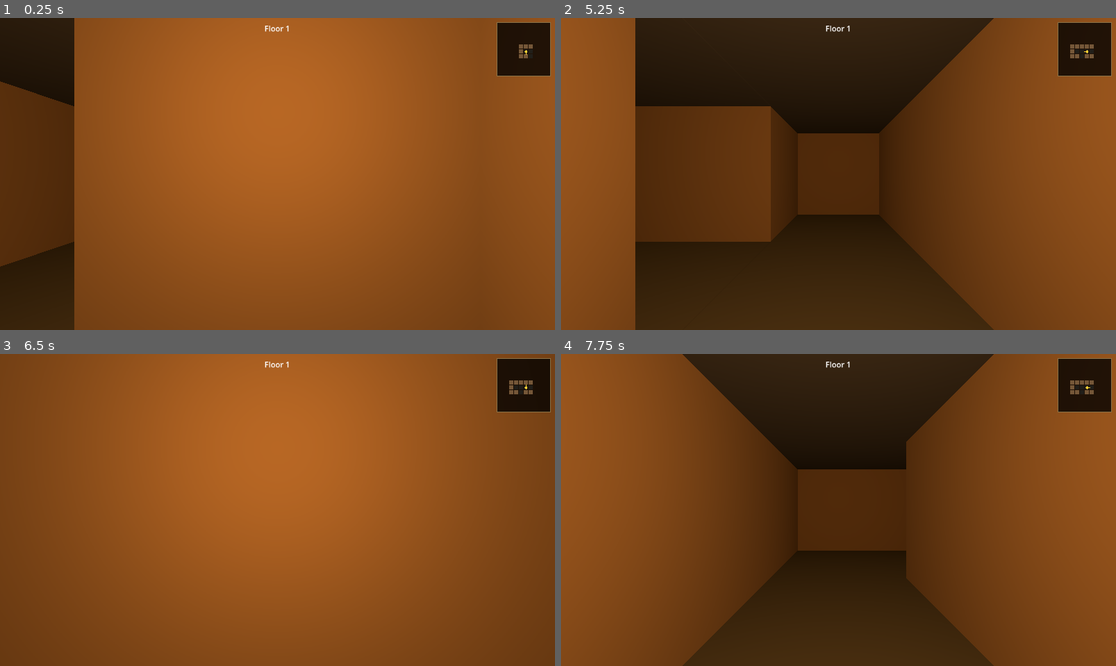
Above: before the commit, frames 1-4 (two rows, left to right).
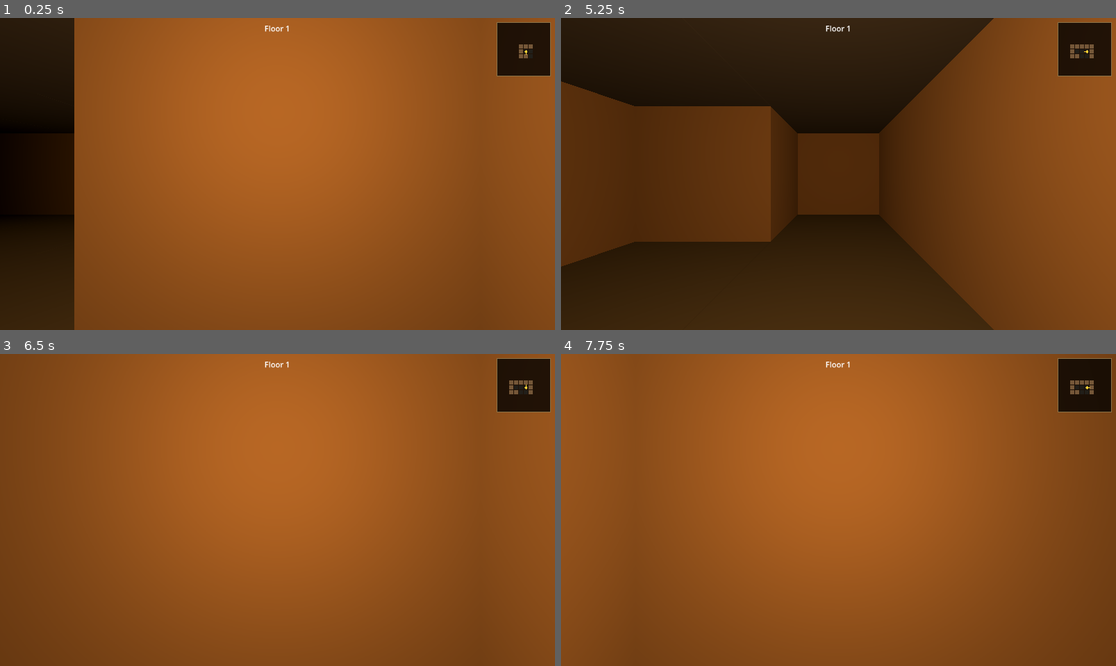
Above: after the commit, the same moments.

Repository: tausiftt5238/four-dragons-deep
Game: Godot game, scene res://scenes/main.tscn
The game is run twice, just before and just after one commit, with the same random seed, the same clock (stepped at 60 frames per second) and the same inputs.
Inputs:
- Up to frame 1 (0.25 s): no input
- Up to frame 2 (5.25 s): tap Enter at 0.5, 2, 3.5 s; hold Right 0.53-1.28 s; tap Space at 1.25, 2.75, 4.25 s; hold Down 1.28-2.03 s; hold Right 2.03-2.78 s; hold Up 2.78-3.53 s; hold Left 3.53-5.03 s; hold Down from 5.03 s (still down)
- Up to frame 3 (6.5 s): release Down at 5.78 s; hold Right from 5.78 s (still down)
- Up to frame 4 (7.75 s): release Right at 6.53 s; hold Up 6.53-7.28 s; hold Right from 7.28 s (still down)

The runs differ from the first frame. In frame 1, 6.9% of the frame differs, in the area x 0-14%, y 20-80%; in frame 2, 13%; in frame 3, 2.8%; in frame 4, 60%, in the area x 20-100%, y 0-100%.

Commit message:
organized the tree

Diff:
--- a/scenes/combat.tscn
+++ b/scenes/combat.tscn
@@ -1,6 +1,6 @@
 [gd_scene load_steps=2 format=3]
 
-[ext_resource type="Script" path="res://scripts/combat_scene.gd" id="1"]
+[ext_resource type="Script" path="res://scripts/ui/combat_scene.gd" id="1"]
 
 [node name="CombatScene" type="Control"]
 script = ExtResource("1")
--- a/scenes/main.tscn
+++ b/scenes/main.tscn
@@ -1,6 +1,6 @@
 [gd_scene load_steps=2 format=3]
 
-[ext_resource type="Script" path="res://scripts/main.gd" id="1"]
+[ext_resource type="Script" path="res://scripts/core/main.gd" id="1"]
 
 [node name="Main" type="Node3D"]
 script = ExtResource("1")
--- /dev/null
+++ b/scenes/map.tscn
@@ -0,0 +1,6 @@
+[gd_scene format=3]
+
+[ext_resource type="Script" path="res://scripts/world/map.gd" id="1"]
+
+[node name="Map" type="Node3D"]
+script = ExtResource("1")
--- a/scenes/map1.tscn
+++ /dev/null
@@ -1,6 +0,0 @@
-[gd_scene format=3 uid="uid://b6xdugsvr0r47"]
-
-[ext_resource type="Script" uid="uid://b3g7i1dt06ljh" path="res://scripts/map1.gd" id="1"]
-
-[node name="Map1" type="Node3D" unique_id=1509415026]
-script = ExtResource("1")
--- a/scripts/combat_ui.gd
+++ /dev/null
@@ -1,282 +0,0 @@
-# CombatUI
-# Full-screen overlay that runs one turn-based combat encounter.
-# Build it, set .player and .enemy, add it to a CanvasLayer, then listen for
-# combat_ended("win"|"lose"|"flee"). The node frees itself when combat concludes.
-class_name CombatUI extends Control
-
-signal combat_ended(result: String)
-
-var player: PlayerCharacter
-var enemy:  Enemy
-
-# Set true after the player chose Defend; consumed on the next enemy attack.
-var _defending: bool = false
-
-var _enemy_hp_bar:    ProgressBar
-var _player_hp_bar:   ProgressBar
-var _enemy_hp_label:  Label
-var _player_hp_label: Label
-var _log_label:       RichTextLabel
-var _btn_row:         HBoxContainer
-var _log_first_line:  bool = true
-
-
-func _ready() -> void:
-	set_anchors_and_offsets_preset(Control.PRESET_FULL_RECT)
-	_build_ui()
-	_refresh_hp()
-	_log("[color=yellow]A %s appeared![/color]" % enemy.enemy_name)
-
-
-# ── UI construction ───────────────────────────────────────────────────────────
-
-func _build_ui() -> void:
-	var bg: ColorRect = ColorRect.new()
-	bg.color = Color(0.04, 0.03, 0.06, 0.90)
-	bg.set_anchors_and_offsets_preset(Control.PRESET_FULL_RECT)
-	add_child(bg)
-
-	# Centred combat panel (480 × 520)
-	var panel: Panel = Panel.new()
-	panel.anchor_left   = 0.5
-	panel.anchor_right  = 0.5
-	panel.anchor_top    = 0.5
-	panel.anchor_bottom = 0.5
-	panel.offset_left   = -240
-	panel.offset_right  = 240
-	panel.offset_top    = -260
-	panel.offset_bottom = 260
-	add_child(panel)
-
-	var margin: MarginContainer = MarginContainer.new()
-	margin.set_anchors_and_offsets_preset(Control.PRESET_FULL_RECT)
-	margin.add_theme_constant_override("margin_left",   16)
-	margin.add_theme_constant_override("margin_right",  16)
-	margin.add_theme_constant_override("margin_top",    14)
-	margin.add_theme_constant_override("margin_bottom", 14)
-	panel.add_child(margin)
-
-	var vbox: VBoxContainer = VBoxContainer.new()
-	vbox.add_theme_constant_override("separation", 8)
-	margin.add_child(vbox)
-
-	# ── Enemy section ──
-	var enemy_name_lbl: Label = Label.new()
-	enemy_name_lbl.text = enemy.enemy_name.to_upper()
-	enemy_name_lbl.horizontal_alignment = HORIZONTAL_ALIGNMENT_CENTER
-	enemy_name_lbl.add_theme_color_override("font_color", Color(0.9, 0.3, 0.3))
-	vbox.add_child(enemy_name_lbl)
-
-	_enemy_hp_label = Label.new()
-	_enemy_hp_label.horizontal_alignment = HORIZONTAL_ALIGNMENT_CENTER
-	vbox.add_child(_enemy_hp_label)
-
-	_enemy_hp_bar = _make_progress_bar(enemy.max_hp)
-	vbox.add_child(_enemy_hp_bar)
-
-	vbox.add_child(HSeparator.new())
-
-	# ── Combat log ──
-	_log_label = RichTextLabel.new()
-	_log_label.bbcode_enabled  = true
-	_log_label.scroll_active   = true
-	_log_label.scroll_following = true  # auto-scroll to bottom on new text
-	_log_label.custom_minimum_size = Vector2(0, 150)
-	_log_label.add_theme_color_override("default_color", Color(0.88, 0.84, 0.74))
-	vbox.add_child(_log_label)
-
-	vbox.add_child(HSeparator.new())
-
-	# ── Player section ──
-	_player_hp_label = Label.new()
-	_player_hp_label.horizontal_alignment = HORIZONTAL_ALIGNMENT_CENTER
-	_player_hp_label.add_theme_color_override("font_color", Color(0.35, 0.65, 0.95))
-	vbox.add_child(_player_hp_label)
-
-	_player_hp_bar = _make_progress_bar(player.max_hp)
-	vbox.add_child(_player_hp_bar)
-
-	# ── Action buttons ──
-	_btn_row = HBoxContainer.new()
-	_btn_row.alignment = BoxContainer.ALIGNMENT_CENTER
-	_btn_row.add_theme_constant_override("separation", 6)
-	vbox.add_child(_btn_row)
-
-	for action: String in ["Attack", "Defend", "Magic", "Item", "Flee"]:
-		var btn: Button = Button.new()
-		btn.text = action
-		btn.custom_minimum_size = Vector2(76, 36)
-		btn.pressed.connect(_on_action.bind(action))
-		_btn_row.add_child(btn)
-
-
-func _make_progress_bar(max_val: int) -> ProgressBar:
-	var bar: ProgressBar = ProgressBar.new()
-	bar.min_value = 0
-	bar.max_value = max_val
-	bar.value     = max_val
-	bar.show_percentage = false
-	bar.custom_minimum_size = Vector2(0, 18)
-	return bar
-
-
-# ── Helpers ───────────────────────────────────────────────────────────────────
-
-func _log(line: String) -> void:
-	if not _log_first_line:
-		_log_label.append_text("\n")
-	_log_first_line = false
-	_log_label.append_text(line)
-
-
-func _refresh_hp() -> void:
-	_enemy_hp_label.text  = "%s  HP %d / %d" % [enemy.enemy_name, enemy.hp, enemy.max_hp]
-	_enemy_hp_bar.value   = enemy.hp
-
-	_player_hp_label.text = "HP %d/%d    MP %d/%d    LV %d" % \
-		[player.hp, player.max_hp, player.mp, player.max_mp, player.lv]
-	_player_hp_bar.value  = player.hp
-
-
-func _set_buttons(enabled: bool) -> void:
-	for child: Node in _btn_row.get_children():
-		if child is Button:
-			(child as Button).disabled = not enabled
-
-
-# ── Action handler ────────────────────────────────────────────────────────────
-
-func _on_action(action: String) -> void:
-	_set_buttons(false)
-
-	# Flee is resolved before the normal combat round.
-	if action == "Flee":
-		await _do_flee()
-		return
-
-	# Item: use first available consumable. No turn consumed if pack is empty.
-	if action == "Item":
-		var found: Dictionary = {}
-		for item: Dictionary in player.inventory:
-			if item["type"] == "consumable":
-				found = item
-				break
-		if found.is_empty():
-			_log("No usable items.")
-			_set_buttons(true)
-			return
-		# Falls through to round resolution with "Item" as the player action.
-
-	# Magic: check MP before entering round resolution.
-	if action == "Magic" and player.mp < 8:
-		_log("[color=gray]Not enough MP to cast![/color]")
-		_set_buttons(true)
-		return
-
-	# Resolve a full combat round. Higher effective AGL acts first.
-	if enemy.agl > player.effective_agl():
-		await _round_enemy_first(action)
-	else:
-		await _round_player_first(action)
-
-
-# ── Round resolution ──────────────────────────────────────────────────────────
-
-func _round_player_first(action: String) -> void:
-	var p_msg: String = _apply_player_action(action)
-	_refresh_hp()
-	if not enemy.is_alive():
-		_log(p_msg + "\n[color=lime]%s was defeated![/color]" % enemy.enemy_name)
-		await get_tree().create_timer(1.8).timeout
-		_end_combat("win")
-		return
-	var e_msg: String = _apply_enemy_turn()
-	_refresh_hp()
-	_log(p_msg + "\n" + e_msg)
-	if not player.is_alive():
-		await get_tree().create_timer(1.8).timeout
-		_end_combat("lose")
-		return
-	await get_tree().create_timer(1.1).timeout
-	if is_instance_valid(self):
-		_set_buttons(true)
-
-
-func _round_enemy_first(action: String) -> void:
-	var e_msg: String = _apply_enemy_turn()
-	_refresh_hp()
-	if not player.is_alive():
-		_log(e_msg + "\n[color=red]You were defeated...[/color]")
-		await get_tree().create_timer(1.8).timeout
-		_end_combat("lose")
-		return
-	var p_msg: String = _apply_player_action(action)
-	_refresh_hp()
-	_log(e_msg + "\n" + p_msg)
-	if not enemy.is_alive():
-		_log("[color=lime]%s was defeated![/color]" % enemy.enemy_name)
-		await get_tree().create_timer(1.8).timeout
-		_end_combat("win")
-		return
-	await get_tree().create_timer(1.1).timeout
-	if is_instance_valid(self):
-		_set_buttons(true)
-
-
-# ── Individual action logic ───────────────────────────────────────────────────
-
-func _apply_player_action(action: String) -> String:
-	match action:
-		"Attack":
-			var dmg: int = max(1, player.effective_str() - enemy.def / 2 + randi() % 3)
-			enemy.take_damage(dmg)
-			return "You strike!  [color=orange]%s takes %d damage.[/color]" % [enemy.enemy_name, dmg]
-		"Defend":
-			_defending = true
-			return "[color=cyan]You brace yourself. DEF doubled until next hit.[/color]"
-		"Magic":
-			player.mp -= 8
-			var dmg: int = max(1, player.effective_mag() * 2 - enemy.def / 3 + randi() % 4)
-			enemy.take_damage(dmg)
-			return "You cast a spell!  [color=violet]%s takes %d magic damage.[/color]" % [enemy.enemy_name, dmg]
-		"Item":
-			# Use the first consumable found (already validated in _on_action).
-			for item: Dictionary in player.inventory:
-				if item["type"] == "consumable":
-					var result: String = player.use_item(item)
-					return "[color=aqua]Used %s. %s[/color]" % [item["name"], result]
-	return ""
-
-
-func _apply_enemy_turn() -> String:
-	# _defending is consumed here so it only protects against one attack.
-	var eff_def: int = player.effective_def() * (2 if _defending else 1)
-	_defending = false
-	var dmg: int = max(1, enemy.str - eff_def / 2 + randi() % 3)
-	player.take_damage(dmg)
-	return "[color=red]%s attacks you for %d damage![/color]" % [enemy.enemy_name, dmg]
-
-
-func _do_flee() -> void:
-	# Higher or equal effective AGL guarantees escape; otherwise 50 % chance.
-	if player.effective_agl() >= enemy.agl or randi() % 2 == 0:
-		_log("You slip away into the darkness.")
-		await get_tree().create_timer(0.9).timeout
-		_end_combat("flee")
-	else:
-		# Failed flee — enemy gets a free hit.
-		var e_msg: String = _apply_enemy_turn()
-		_refresh_hp()
-		_log("[color=yellow]Failed to escape![/color]\n" + e_msg)
-		if not player.is_alive():
-			await get_tree().create_timer(1.8).timeout
-			_end_combat("lose")
-			return
-		await get_tree().create_timer(1.1).timeout
-		if is_instance_valid(self):
-			_set_buttons(true)
-
-
-func _end_combat(result: String) -> void:
-	combat_ended.emit(result)
-	queue_free()
--- a/scripts/main.gd
+++ b/scripts/core/main.gd
@@ -70,7 +70,7 @@
 	add_child(player_char)
 
 	# Load Map 1 as the starting level. _sync_player is called inside here.
-	_load_level("res://scenes/map1.tscn", true)
+	_load_level("res://scenes/map.tscn", true)
 
 
 # ── Level loading ────────────────────────────────────────────────────────────
--- a/scripts/map1.gd
+++ b/scripts/world/map.gd
@@ -1,4 +1,4 @@
-# Map 1 — the starting dungeon with warm stone walls.
+# Map — the dungeon level with warm stone walls.
 # Player starts at (1,1) facing South. Maze is procedurally generated on load.
 extends Level
 
@@ -15,7 +15,7 @@
 	player_start_facing = 2  # South
 
 	exit_pos   = _random_reachable_cell(maze, player_start)
-	next_scene = "res://scenes/map1.tscn"
+	next_scene = "res://scenes/map.tscn"
 	_place_chests()
 
 
Not shown, removed: scripts/combat_ui.gd.uid
Renamed: scripts/character_sheet.gd -> scripts/core/character_sheet.gd
Renamed: scripts/character_sheet.gd.uid -> scripts/core/character_sheet.gd.uid
Renamed: scripts/main.gd.uid -> scripts/core/main.gd.uid
Renamed: scripts/armor.gd -> scripts/data/armor.gd
Renamed: scripts/armor.gd.uid -> scripts/data/armor.gd.uid
Renamed: scripts/item.gd -> scripts/data/item.gd
Renamed: scripts/item.gd.uid -> scripts/data/item.gd.uid
Renamed: scripts/spell.gd -> scripts/data/spell.gd
Renamed: scripts/spell.gd.uid -> scripts/data/spell.gd.uid
Renamed: scripts/weapon.gd -> scripts/data/weapon.gd
Renamed: scripts/weapon.gd.uid -> scripts/data/weapon.gd.uid
(and 22 more such lines)
